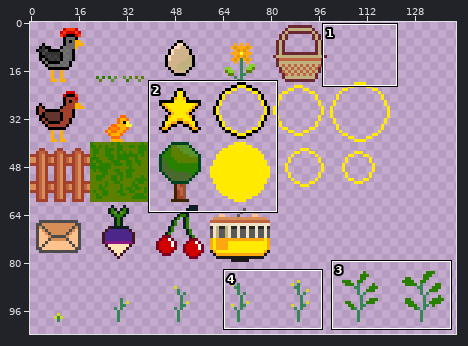
File history of a sprite sheet, graphics/images.png. The picture above shows the old version from afar; the outline marks the close-up.
Close-up. Before:
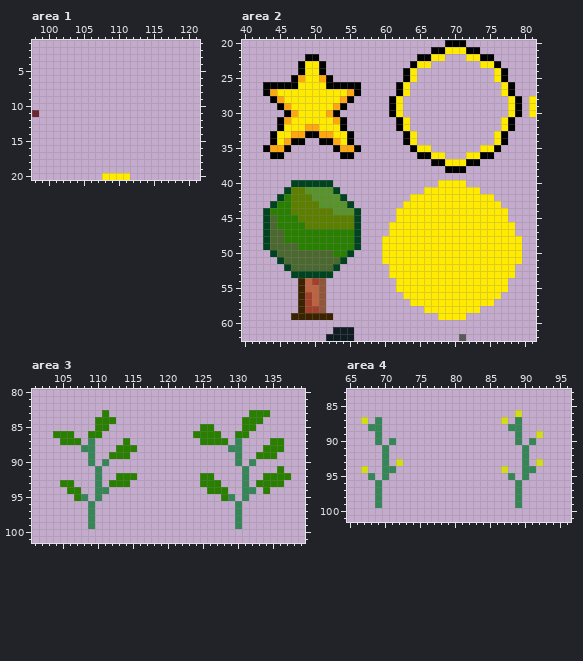
The file is 256x256 pixels. Pixels under 10% opacity are left out. Colours within 5 levels of each other are drawn and written as one. Shown: area 1: x 98..121, y 1..20; area 2: x 40..81, y 20..62; area 3: x 101..139, y 80..101; area 4: x 65..96, y 83..101. The wide view leaves out empty margins. The commit also changed other parts of the picture, which this record leaves out.
Now the later version:
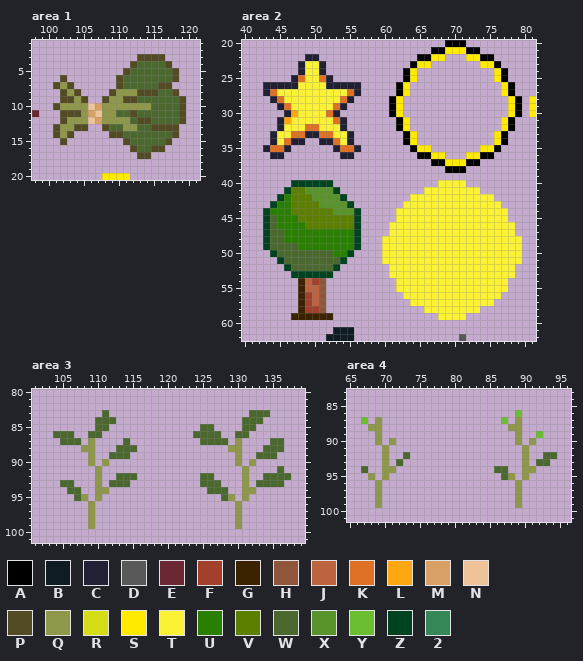
Palette (. is transparent): A #000000  B #0f1c21  C #222034  D #595959  E #6b2833  F #a2402b  G #3b2300  H #8f563b  J #bd6340  K #df7126  L #fea711  M #d9a066  N #eec39a  P #524b24  Q #8f974a  R #d4dc18  S #ffea00  T #fbf236  U #297f00  V #5c7f00  W #4b692f  X #59932b  Y #6abe30  Z #004320  2 #358757
The exact change:
Area 1:
y 3: x 113..116 .... -> PPPP
y 4: x 112..117 ...... -> PWWWWP
y 5: x 111..118 ........ -> PWWWWWWP
y 6: x 102 . -> P; x 110..118 ......... -> PWWWWWWWP
y 7: x 101..103 ... -> PQP; x 110..117 ........ -> PWWWWWPP
y 8: x 102..104 ... -> PQP; x 109..118 .......... -> PQQQPPPWWP
y 9: x 102..105 .... -> PPQP; x 108..119 ............ -> PQQPPWWWWWWP
y 10: x 101..119 ................... -> PQQQQNMQQQQQQQWWWWP
y 11: x 102..119 .................. -> PPPQMNQQWWPWWWWWWP
y 12: x 102..119 .................. -> PQQQNMQQQQWPPWWWWP
y 13: x 101..105 ..... -> PQQPP; x 108..118 ........... -> PWWQQWWPPPP
y 14: x 101..103 ... -> PQP; x 109..118 .......... -> PPWWWWWWWP
y 15: x 102 . -> P; x 111..117 ....... -> PWWWWWP
y 16: x 112..116 ..... -> PWWPP
y 17: x 113..114 .. -> PP
Area 2:
y 22: x 49..50 AA -> CC
y 23..24: x 48..51 ASSA -> CTTC
y 25: x 47..52 ALSSLA -> CKTTKC
y 26: x 43..56 AAAAASSSSAAAAA -> CCCCCTTTTCCCCC
y 27: x 43..56 ALSSSSSSSSSSLA -> CKTTTTTTTTTTKC
y 28: x 44..55 ALSSSSSSSSLA -> CKTTTTTTTTKC
y 29: x 45..54 ALSSSSSSLA -> CKTTTTTTKC
y 30: x 46 A -> C; x 48..53 SSSSLA -> TTTTKC
y 31: x 45 A -> C; x 47..54 SSSSSSLA -> TTTTTTKC
y 32: x 45..54 ASSSLLSSSA -> CTTTKKTTTC
y 33: x 44..55 ASSLLAALLSSA -> CTTKKCCKKTTC
y 34: x 44..48 ASLAA -> CTKCC; x 51..55 AALSA -> CCKTC
y 35: x 43..46 ALLA -> CKKC; x 53..56 ALLA -> CKKC
y 36: x 44..45 AA -> CC; x 54..55 AA -> CC
y 40: x 68..71 SSSS -> TTTT
y 41: x 66..73 SSSSSSSS -> TTTTTTTT
y 42: x 64..75 SSSSSSSSSSSS -> TTTTTTTTTTTT
y 43: x 63..76 SSSSSSSSSSSSSS -> TTTTTTTTTTTTTT
y 44..45: x 62..77 SSSSSSSSSSSSSSSS -> TTTTTTTTTTTTTTTT
y 46..47: x 61..78 SSSSSSSSSSSSSSSSSS -> TTTTTTTTTTTTTTTTTT
y 48..51: x 60..79 SSSSSSSSSSSSSSSSSSSS -> TTTTTTTTTTTTTTTTTTTT
y 52..53: x 61..78 SSSSSSSSSSSSSSSSSS -> TTTTTTTTTTTTTTTTTT
y 54..55: x 62..77 SSSSSSSSSSSSSSSS -> TTTTTTTTTTTTTTTT
y 56: x 63..76 SSSSSSSSSSSSSS -> TTTTTTTTTTTTTT
y 57: x 64..75 SSSSSSSSSSSS -> TTTTTTTTTTTT
y 58: x 66..73 SSSSSSSS -> TTTTTTTT
y 59: x 68..71 SSSS -> TTTT
Area 3:
y 83: x 111 U -> W; x 132..134 UUU -> WWW
y 84: x 110..112 UUU -> WWW; x 131..133 UUU -> WWW
y 85: x 110..111 UU -> WW; x 125..126 UU -> WW; x 131..132 UU -> WW
y 86: x 104..106 UUU -> WWW; x 109..110 UU -> WW; x 124..127 UUUU -> WWWW; x 130..131 UU -> WW
y 87: x 105..107 UUU -> WWW; x 109 2 -> Q; x 114 U -> W; x 125..128 UUUU -> WWWW; x 130 2 -> Q; x 135..136 UU -> WW
y 88: x 108..109 22 -> QQ; x 113..115 UUU -> WWW; x 129..130 22 -> QQ; x 134..136 UUU -> WWW
y 89: x 109 2 -> Q; x 112..114 UUU -> WWW; x 130 2 -> Q; x 133..135 UUU -> WWW
y 90: x 109 2 -> Q; x 111 2 -> Q; x 130 2 -> Q; x 132 2 -> Q
y 91: x 110 2 -> Q; x 131 2 -> Q; x 136 U -> W
y 92: x 110 2 -> Q; x 113..115 UUU -> WWW; x 125..126 UU -> WW; x 131 2 -> Q; x 134..137 UUUU -> WWWW
y 93: x 105..106 UU -> WW; x 110 2 -> Q; x 112..114 UUU -> WWW; x 125..127 UUU -> WWW; x 131 2 -> Q; x 133..136 UUUU -> WWWW
y 94: x 106..107 UU -> WW; x 110..111 22 -> QQ; x 126..128 UUU -> WWW; x 131..132 22 -> QQ; x 134 U -> .
y 95: x 107..108 U2 -> WQ; x 110 2 -> Q; x 128..129 U2 -> WQ; x 131 2 -> Q
y 96..99: x 109 2 -> Q; x 130 2 -> Q
Area 4:
y 86: x 89 R -> Y
y 87: x 67 R -> Y; x 69 2 -> Q; x 87 R -> Y; x 89 2 -> Q
y 88: x 68..69 22 -> QQ; x 88..89 22 -> QQ
y 89: x 69 2 -> Q; x 89 2 -> Q; x 92 R -> Y
y 90: x 69 2 -> Q; x 71 2 -> Q; x 89 2 -> Q; x 91 2 -> Q
y 91: x 70 2 -> Q; x 90 2 -> Q
y 92: x 70 2 -> Q; x 73 . -> W; x 90 2 -> Q; x 93..94 .. -> WW
y 93: x 70 2 -> Q; x 72 R -> W; x 90 2 -> Q; x 92..93 R. -> WW
y 94: x 67 R -> W; x 70..71 22 -> QQ; x 86..87 .R -> WW; x 90..91 22 -> QQ
y 95: x 68 2 -> Q; x 70 2 -> Q; x 87..88 .2 -> WQ; x 90 2 -> Q
y 96..99: x 69 2 -> Q; x 89 2 -> Q
Changed places in both close-ups, as pixel boxes (x1, y1, x2, y2):
added: (53, 54, 186, 159)
changed: (263, 54, 361, 159)
changed: (382, 180, 522, 320)
changed: (53, 410, 137, 529)
changed: (193, 410, 291, 529)
changed: (494, 410, 557, 508)
changed: (361, 417, 410, 508)
